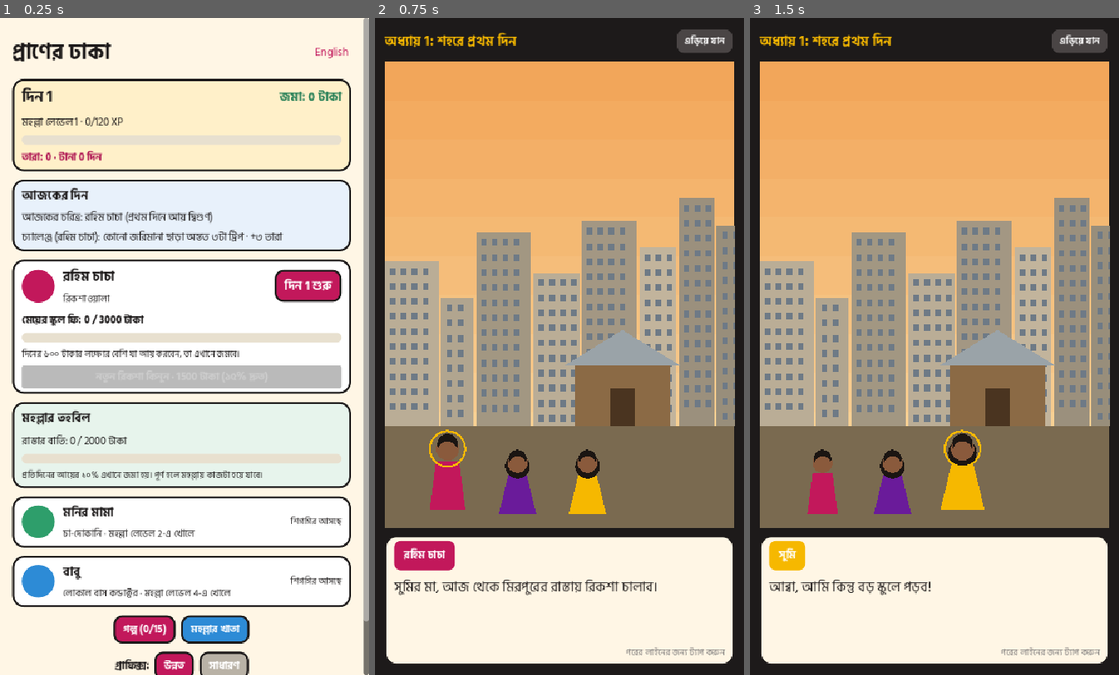
Above: before the commit, frames 1-3 (left to right).
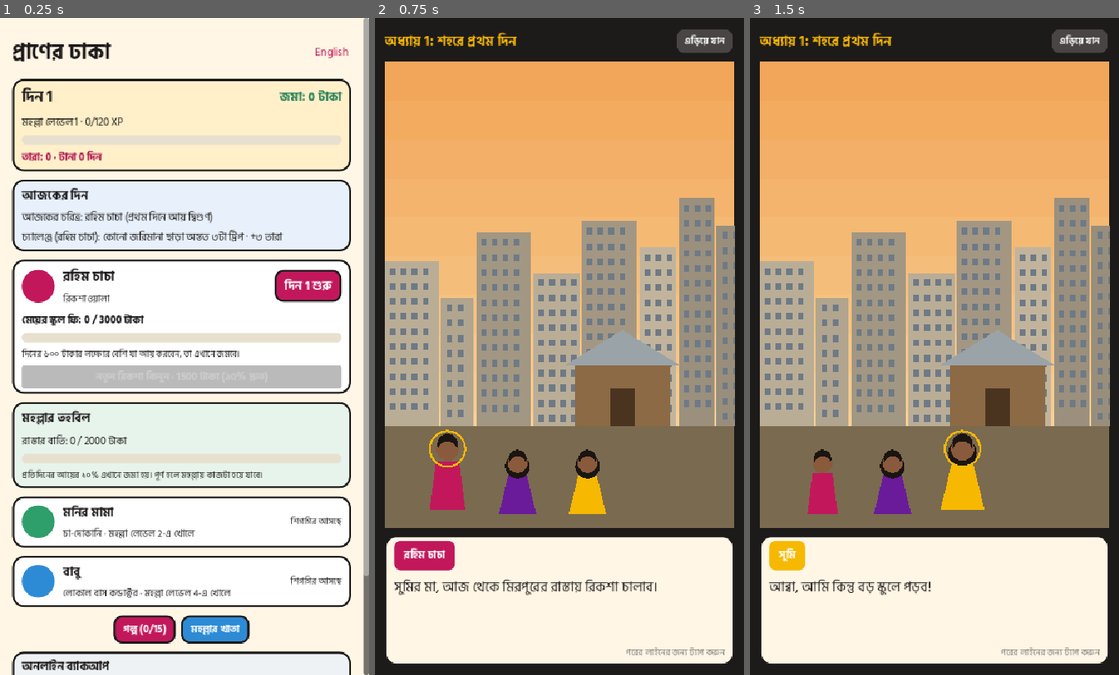
Above: after the commit, the same moments.

Repository: Habibur-Rahman-KUET-09/Dhakay-Akdin
Game: Godot game, scene res://scenes/main.tscn
Two runs of this game, one before a commit and one after it. Both use one fixed random seed, a clock stepped at 60 frames per second and the inputs below. Sound files missing from this copy of the repository are replaced by a short silence.
Inputs:
- Up to frame 1 (0.25 s): no input
- Up to frame 2 (0.75 s): click "দিন 1 শুরু" at 0.5 s
- Up to frame 3 (1.5 s): click "মহল্লার খাতা" at 1.25 s

The runs differ from the first frame. In frame 1, 1.7% of the frame differs, in the area x 3-100%, y 84-100%; in frame 2, nothing differs; in frame 3, nothing differs.

Commit message:
Online backup through Firebase; optional email to move phones
- No login to play. On first use a nameless Firebase account is made
  quietly; after each day (and on the mohalla screen) the whole save is
  copied to Firestore at players/<account>, over Firebase's HTTPS APIs,
  so no Android plugin. No network: the game plays on, the copy waits.
- "Keep with email" ties the account to an email and password; "Bring
  from another phone" signs in with them, shows what is kept (day,
  savings) and takes it on a yes. Errors in Bangla.
- The project id and web API key come from the repository's secrets
  into the build (content/cloud.json, ignored by git); the build then
  checks a real round trip (make, copy, read back, delete).
- The APK may now use the internet. Tests for the copy's format and the
  error names.

Co-Authored-By: Claude Opus 5.5 <noreply@anthropic.com>
Claude-Session: https://claude.ai/code/session_01D5VTTbiAkjZrLBvbSQEf7i

Diff:
--- a/game/content/strings.json
+++ b/game/content/strings.json
@@ -1162,5 +1162,117 @@
  "close": {
   "bn": "বন্ধ",
   "en": "Close"
+ },
+ "cloudTitle": {
+  "bn": "অনলাইন ব্যাকআপ",
+  "en": "Online backup"
+ },
+ "cloudOff": {
+  "bn": "এই build-এ অনলাইন ব্যাকআপ চালু নেই",
+  "en": "Online backup is off in this build"
+ },
+ "cloudNever": {
+  "bn": "এখনো জমা হয়নি, প্রথম দিনের শেষে হবে",
+  "en": "Not copied yet: it will be after a day"
+ },
+ "cloudLast": {
+  "bn": "শেষ জমা: {time} (দিন {n})",
+  "en": "Last copied: {time} (day {n})"
+ },
+ "cloudLinked": {
+  "bn": "ইমেইলে সংরক্ষিত: {email}",
+  "en": "Kept with: {email}"
+ },
+ "cloudHelp": {
+  "bn": "অগ্রগতি নিজে থেকেই অনলাইনে জমা হয়। নতুন ফোনেও পেতে চাইলে একটা ইমেইল আর পাসওয়ার্ড দিয়ে রাখুন।",
+  "en": "Progress is copied online by itself. To have it on a new phone too, keep it with an email and password."
+ },
+ "cloudKeep": {
+  "bn": "ইমেইল দিয়ে সংরক্ষণ",
+  "en": "Keep with email"
+ },
+ "cloudFetch": {
+  "bn": "অন্য ফোন থেকে আনুন",
+  "en": "Bring from another phone"
+ },
+ "cloudKeepHelp": {
+  "bn": "যেকোনো ইমেইল আর অন্তত ৬ অক্ষরের পাসওয়ার্ড দিন। নতুন ফোনে এগুলো দিয়েই অগ্রগতি ফেরত আনবেন।",
+  "en": "Any email and a password of at least 6 characters. On a new phone, use them to bring your progress back."
+ },
+ "cloudFetchHelp": {
+  "bn": "আগের ফোনে যে ইমেইল আর পাসওয়ার্ড দিয়ে সংরক্ষণ করেছিলেন, সেগুলো দিন।",
+  "en": "The email and password you kept your progress with on the other phone."
+ },
+ "cloudEmail": {
+  "bn": "ইমেইল",
+  "en": "Email"
+ },
+ "cloudPassword": {
+  "bn": "পাসওয়ার্ড",
+  "en": "Password"
+ },
+ "cloudWorking": {
+  "bn": "একটু অপেক্ষা করুন…",
+  "en": "One moment…"
+ },
+ "cloudNothing": {
+  "bn": "এই ইমেইলে কোনো অগ্রগতি জমা নেই",
+  "en": "No progress is kept with this email"
+ },
+ "cloudFound": {
+  "bn": "পাওয়া গেছে: দিন {n}, জমা {taka} টাকা। এই ফোনের অগ্রগতি এর বদলে যাবে।",
+  "en": "Found: day {n}, savings Tk {taka}. It will replace this phone's progress."
+ },
+ "cloudUse": {
+  "bn": "এটা নিন",
+  "en": "Use it"
+ },
+ "cloudErr_NETWORK": {
+  "bn": "ইন্টারনেট সংযোগ নেই",
+  "en": "No internet connection"
+ },
+ "cloudErr_EMAIL_EXISTS": {
+  "bn": "এই ইমেইল আগেই ব্যবহার হয়েছে। 'অন্য ফোন থেকে আনুন' দিয়ে ঢুকুন।",
+  "en": "That email is already used: use 'Bring from another phone'."
+ },
+ "cloudErr_INVALID_EMAIL": {
+  "bn": "ইমেইলটা ঠিক নেই",
+  "en": "That email does not look right"
+ },
+ "cloudErr_MISSING_EMAIL": {
+  "bn": "ইমেইল দিন",
+  "en": "Enter an email"
+ },
+ "cloudErr_MISSING_PASSWORD": {
+  "bn": "পাসওয়ার্ড দিন",
+  "en": "Enter a password"
+ },
+ "cloudErr_WEAK_PASSWORD": {
+  "bn": "পাসওয়ার্ড অন্তত ৬ অক্ষরের হতে হবে",
+  "en": "The password needs at least 6 characters"
+ },
+ "cloudErr_INVALID_LOGIN_CREDENTIALS": {
+  "bn": "ইমেইল বা পাসওয়ার্ড ভুল",
+  "en": "Wrong email or password"
+ },
+ "cloudErr_EMAIL_NOT_FOUND": {
+  "bn": "ইমেইল বা পাসওয়ার্ড ভুল",
+  "en": "Wrong email or password"
+ },
+ "cloudErr_INVALID_PASSWORD": {
+  "bn": "ইমেইল বা পাসওয়ার্ড ভুল",
+  "en": "Wrong email or password"
+ },
+ "cloudErr_OPERATION_NOT_ALLOWED": {
+  "bn": "Firebase-এ ইমেইল দিয়ে ঢোকা এখনো চালু করা হয়নি",
+  "en": "Email sign-in is not switched on in Firebase yet"
+ },
+ "cloudErr_TOO_MANY_ATTEMPTS_TRY_LATER": {
+  "bn": "অনেকবার চেষ্টা হয়েছে, একটু পরে আবার করুন",
+  "en": "Too many tries: try again later"
+ },
+ "cloudErrOther": {
+  "bn": "হলো না ({e})। একটু পরে আবার চেষ্টা করুন।",
+  "en": "That did not work ({e}). Try again later."
  }
 }
--- /dev/null
+++ b/game/scripts/ui/cloud.gd
@@ -0,0 +1,232 @@
+## The save's copy online (Firebase, over its plain HTTPS APIs, so no
+## Android plugin is needed). On first use an account with no name is
+## made quietly; after each day the save is copied to Firestore at
+## players/<account>. To move to another phone the player can tie the
+## account to an email and password, and sign in with them there.
+## The project's id and web API key come from content/cloud.json, which
+## the build writes from the repository's secrets; without it all of this
+## is off and the game plays as before.
+extends Node
+
+const CONFIG := "res://content/cloud.json"
+const AUTH := "user://cloud.cfg"
+const AUTH_URL := "https://identitytoolkit.googleapis.com/v1/accounts:"
+const TOKEN_URL := "https://securetoken.googleapis.com/v1/token?key="
+
+var project := ""
+var key := ""
+var uid := ""
+var email := ""
+var _refresh := ""
+var _token := ""
+var _token_until := 0.0
+## The last copy made: the save's day and the time ("" if never).
+var last_day := -1
+var last_time := ""
+
+
+func _init() -> void:
+	if FileAccess.file_exists(CONFIG):
+		var parsed = JSON.parse_string(FileAccess.get_file_as_string(CONFIG))
+		if typeof(parsed) == TYPE_DICTIONARY:
+			project = str(parsed.get("project", ""))
+			key = str(parsed.get("key", ""))
+	var c := ConfigFile.new()
+	if c.load(AUTH) == OK:
+		uid = c.get_value("auth", "uid", "")
+		email = c.get_value("auth", "email", "")
+		_refresh = c.get_value("auth", "refresh", "")
+		last_day = c.get_value("copy", "day", -1)
+		last_time = c.get_value("copy", "time", "")
+
+
+## Copies a save online from anywhere (a scene at the end of its day),
+## without waiting for it.
+static func backup(parent: Node, data: Dictionary) -> void:
+	var cloud = load("res://scripts/ui/cloud.gd").new()
+	if not cloud.enabled():
+		cloud.free()
+		return
+	parent.add_child(cloud)
+	cloud.upload(data)
+
+
+func enabled() -> bool:
+	return project != "" and key != ""
+
+
+func _remember() -> void:
+	var c := ConfigFile.new()
+	c.set_value("auth", "uid", uid)
+	c.set_value("auth", "email", email)
+	c.set_value("auth", "refresh", _refresh)
+	c.set_value("copy", "day", last_day)
+	c.set_value("copy", "time", last_time)
+	c.save(AUTH)
+
+
+# --- HTTPS ---------------------------------------------------------------------
+
+
+## One request: {ok, code, data} (data parsed from JSON, or {}).
+func _call(url: String, method: int, body := "", headers: PackedStringArray = PackedStringArray()) -> Dictionary:
+	var http := HTTPRequest.new()
+	http.timeout = 15.0
+	add_child(http)
+	var err := http.request(url, headers, method, body)
+	if err != OK:
+		http.queue_free()
+		return {"ok": false, "code": 0, "data": {}}
+	var result: Array = await http.request_completed
+	http.queue_free()
+	var code: int = result[1]
+	var text: String = (result[3] as PackedByteArray).get_string_from_utf8()
+	var data = JSON.parse_string(text) if text != "" else {}
+	if typeof(data) != TYPE_DICTIONARY:
+		data = {}
+	return {"ok": result[0] == HTTPRequest.RESULT_SUCCESS and code >= 200 and code < 300, "code": code, "data": data}
+
+
+func _json_post(url: String, body: Dictionary) -> Dictionary:
+	return await _call(url, HTTPClient.METHOD_POST, JSON.stringify(body), PackedStringArray(["Content-Type: application/json"]))
+
+
+## Firebase's error name from a failed reply ("EMAIL_EXISTS"…), or
+## "NETWORK" when there was no reply at all.
+static func error_of(reply: Dictionary) -> String:
+	if int(reply.get("code", 0)) == 0:
+		return "NETWORK"
+	var e = reply.get("data", {}).get("error", {})
+	if typeof(e) != TYPE_DICTIONARY:
+		return "UNKNOWN"
+	# Firestore says what went wrong in "status" (PERMISSION_DENIED…); the
+	# sign-in service in the first word of "message" (EMAIL_EXISTS…).
+	if str(e.get("status", "")) != "":
+		return str(e.status)
+	return str(e.get("message", "UNKNOWN")).split(" ")[0].split(":")[0]
+
+
+func _took(data: Dictionary) -> void:
+	_token = str(data.get("idToken", data.get("id_token", "")))
+	_refresh = str(data.get("refreshToken", data.get("refresh_token", _refresh)))
+	uid = str(data.get("localId", data.get("user_id", uid)))
+	_token_until = Time.get_unix_time_from_system() + float(data.get("expiresIn", data.get("expires_in", "3600"))) - 60.0
+	_remember()
+
+
+## A fresh token for the account, making a nameless account the first
+## time. "" when it worked, else the error.
+func ensure_user() -> String:
+	if not enabled():
+		return "OFF"
+	if _token != "" and Time.get_unix_time_from_system() < _token_until:
+		return ""
+	if _refresh != "":
+		var reply := await _call(TOKEN_URL + key, HTTPClient.METHOD_POST,
+			"grant_type=refresh_token&refresh_token=" + _refresh.uri_encode(),
+			PackedStringArray(["Content-Type: application/x-www-form-urlencoded"]))
+		if reply.ok:
+			_took(reply.data)
+			return ""
+		if error_of(reply) == "NETWORK":
+			return "NETWORK"
+	var made := await _json_post(AUTH_URL + "signUp?key=" + key, {"returnSecureToken": true})
+	if not made.ok:
+		return error_of(made)
+	email = ""
+	_took(made.data)
+	return ""
+
+
+# --- The copy of the save ------------------------------------------------------
+
+
+func _doc_url(id: String) -> String:
+	return "https://firestore.googleapis.com/v1/projects/%s/databases/(default)/documents/players/%s" % [project, id]
+
+
+## The save as Firestore fields: the whole save as text, its day, when.
+static func to_fields(data: Dictionary, when: String) -> Dictionary:
+	return {"fields": {
+		"save": {"stringValue": JSON.stringify(data)},
+		"day": {"integerValue": str(int(data.get("day", 0)))},
+		"updated": {"stringValue": when},
+	}}
+
+
+## A Firestore document back to {save, day, updated}; {} if it is not one.
+static func from_doc(doc: Dictionary) -> Dictionary:
+	var f = doc.get("fields", {})
+	if typeof(f) != TYPE_DICTIONARY or not f.has("save"):
+		return {}
+	var save = JSON.parse_string(str(f.save.get("stringValue", "")))
+	if typeof(save) != TYPE_DICTIONARY:
+		return {}
+	return {"save": save, "day": int(f.get("day", {}).get("integerValue", "0")), "updated": str(f.get("updated", {}).get("stringValue", ""))}
+
+
+## Copies the save online. "" when it worked, else the error.
+func upload(data: Dictionary) -> String:
+	var e := await ensure_user()
+	if e != "":
+		return e
+	var when := Time.get_datetime_string_from_system(false, true)
+	var reply := await _call(_doc_url(uid), HTTPClient.METHOD_PATCH, JSON.stringify(to_fields(data, when)),
+		PackedStringArray(["Content-Type: application/json", "Authorization: Bearer " + _token]))
+	if not reply.ok:
+		return error_of(reply)
+	last_day = int(data.get("day", 0))
+	last_time = when
+	_remember()
+	return ""
+
+
+## The copy online for this account: {save, day, updated}, or {} if none
+## (or no network).
+func download() -> Dictionary:
+	if await ensure_user() != "":
+		return {}
+	var reply := await _call(_doc_url(uid), HTTPClient.METHOD_GET, "",
+		PackedStringArray(["Authorization: Bearer " + _token]))
+	return from_doc(reply.data) if reply.ok else {}
+
+
+# --- Email and password, to move phones ------------------------------------------
+
+
+## Ties this phone's account (and its copy online) to an email and
+## password. "" when it worked, else the error.
+func link_email(address: String, password: String) -> String:
+	var e := await ensure_user()
+	if e != "":
+		return e
+	var reply := await _json_post(AUTH_URL + "update?key=" + key,
+		{"idToken": _token, "email": address, "password": password, "returnSecureToken": true})
+	if not reply.ok:
+		return error_of(reply)
+	email = address
+	_took(reply.data)
+	return ""
+
+
+## Signs in with an email and password (on a new phone). "" when it
+## worked, else the error. The copy online can then be downloaded.
+func sign_in(address: String, password: String) -> String:
+	if not enabled():
+		return "OFF"
+	var reply := await _json_post(AUTH_URL + "signInWithPassword?key=" + key,
+		{"email": address, "password": password, "returnSecureToken": true})
+	if not reply.ok:
+		return error_of(reply)
+	email = address
+	_took(reply.data)
+	return ""
+
+
+## Removes this account and its copy (used by the build's own check).
+func delete_account() -> String:
+	if await ensure_user() != "":
+		return "NETWORK"
+	await _call(_doc_url(uid), HTTPClient.METHOD_DELETE, "", PackedStringArray(["Authorization: Bearer " + _token]))
+	var reply := await _json_post(AUTH_URL + "delete?key=" + key, {"idToken": _token})
+	return "" if reply.ok else error_of(reply)
--- a/game/scripts/ui/home.gd
+++ b/game/scripts/ui/home.gd
@@ -15,6 +15,7 @@
 const Story = preload("res://scripts/rules/story.gd")
 const Neighbours = preload("res://scripts/rules/neighbours.gd")
 const StoryPlayer = preload("res://scripts/ui/story_player.gd")
+const Cloud = preload("res://scripts/ui/cloud.gd")
 
 var s := Strings.new()
 var b := Balance.new()
@@ -25,6 +26,7 @@
 var neighbours := Neighbours.new()
 ## Where to go once an opening chapter has been read.
 var _then_scene := ""
+var cloud: Cloud
 
 
 func _ready() -> void:
@@ -35,13 +37,25 @@
 		Graphics.save_level("low")
 		_lowered = true
 	progress = Progress.new(b)
+	cloud = Cloud.new()
+	add_child(cloud)
 	set_anchors_preset(Control.PRESET_FULL_RECT)
 	_build()
+	_backup()
+
+
+## Copies the save online if it has changed since the last copy.
+func _backup() -> void:
+	if not cloud.enabled() or int(progress.data.day) == cloud.last_day:
+		return
+	if await cloud.upload(progress.data) == "":
+		_build()
 
 
 func _build() -> void:
 	for c in get_children():
-		c.queue_free()
+		if c != cloud:
+			c.queue_free()
 	var bg := ColorRect.new()
 	bg.color = Look.CREAM
 	bg.set_anchors_preset(Control.PRESET_FULL_RECT)
@@ -94,6 +108,7 @@
 	if not progress.data.history.is_empty():
 		col.add_child(_history_card())
 	col.add_child(_book_row())
+	col.add_child(_cloud_card())
 	col.add_child(_graphics_row())
 	var version := Look.label("%s · %s" % [s.t("testBuild"), ProjectSettings.get_setting("application/config/version", "dev")], 13)
 	version.horizontal_alignment = HORIZONTAL_ALIGNMENT_CENTER
@@ -182,6 +197,103 @@
 	read.pressed.connect(_play_chapter.bind(c.id, ""))
 	row.add_child(read)
 	return panel
+
+
+## The online copy: when it was last made, and the email to move phones.
+func _cloud_card() -> Control:
+	var panel := _panel(Color("EEF2F5"))
+	var box := VBoxContainer.new()
+	box.add_theme_constant_override("separation", 6)
+	panel.add_child(box)
+	box.add_child(Look.label(s.t("cloudTitle"), 17, true))
+	var status := s.t("cloudOff")
+	if cloud.enabled():
+		status = s.t("cloudNever") if cloud.last_time == "" else s.t("cloudLast", {"time": cloud.last_time.substr(0, 16), "n": cloud.last_day + 1})
+	box.add_child(Look.label(status, 14))
+	if not cloud.enabled():
+		return panel
+	if cloud.email != "":
+		box.add_child(Look.label(s.t("cloudLinked", {"email": cloud.email}), 14, true, Look.PARROT.darkened(0.2)))
+	else:
+		box.add_child(Look.label(s.t("cloudHelp"), 13))
+		var row := HBoxContainer.new()
+		row.add_theme_constant_override("separation", 8)
+		var keep := Look.button(s.t("cloudKeep"), Look.SKY, 14)
+		keep.size_flags_horizontal = Control.SIZE_EXPAND_FILL
+		keep.pressed.connect(_email_form.bind(true))
+		row.add_child(keep)
+		var fetch := Look.button(s.t("cloudFetch"), Look.OUTLINE, 14)
+		fetch.size_flags_horizontal = Control.SIZE_EXPAND_FILL
+		fetch.pressed.connect(_email_form.bind(false))
+		row.add_child(fetch)
+		box.add_child(row)
+	return panel
+
+
+## Asks for an email and password: to tie this phone's progress to them
+## (keep), or to bring progress from another phone (fetch).
+func _email_form(keep: bool) -> void:
+	var rows := []
+	rows.append(Look.label(s.t("cloudKeepHelp" if keep else "cloudFetchHelp"), 14))
+	var address := LineEdit.new()
+	address.placeholder_text = s.t("cloudEmail")
+	address.virtual_keyboard_type = LineEdit.KEYBOARD_TYPE_EMAIL_ADDRESS
+	address.custom_minimum_size = Vector2(0, 48)
+	rows.append(address)
+	var password := LineEdit.new()
+	password.placeholder_text = s.t("cloudPassword")
+	password.secret = true
+	password.virtual_keyboard_type = LineEdit.KEYBOARD_TYPE_PASSWORD
+	password.custom_minimum_size = Vector2(0, 48)
+	rows.append(password)
+	var note := Look.label("", 14, true, Look.VERMILION)
+	rows.append(note)
+	var go := Look.button(s.t("cloudKeep" if keep else "cloudFetch"), Look.SKY, 16)
+	go.pressed.connect(_email_go.bind(keep, address, password, note, go))
+	rows.append(go)
+	_overlay(s.t("cloudTitle"), rows)
+
+
+func _email_go(keep: bool, address: LineEdit, password: LineEdit, note: Label, go: Button) -> void:
+	go.disabled = true
+	note.add_theme_color_override("font_color", Look.OUTLINE)
+	note.text = s.t("cloudWorking")
+	var e := ""
+	if keep:
+		e = await cloud.link_email(address.text.strip_edges(), password.text)
+		if e == "":
+			e = await cloud.upload(progress.data)
+	else:
+		e = await cloud.sign_in(address.text.strip_edges(), password.text)
+	go.disabled = false
+	if e != "":
+		note.add_theme_color_override("font_color", Look.VERMILION)
+		note.text = s.t("cloudErr_" + e) if s.has("cloudErr_" + e) else s.t("cloudErrOther", {"e": e})
+		return
+	if keep:
+		_build()
+		return
+	# Signed in on this phone: bring the progress over, if there is any.
+	var back := await cloud.download()
+	if back.is_empty():
+		note.text = s.t("cloudNothing")
+		return
+	note.text = s.t("cloudFound", {"n": int(back.day) + 1, "taka": int(back.save.get("taka", 0))})
+	go.text = s.t("cloudUse")
+	for c in go.pressed.get_connections():
+		go.pressed.disconnect(c.callable)
+	go.pressed.connect(_restore.bind(back.save))
+
+
+## Takes the progress from online in place of this phone's.
+func _restore(save: Dictionary) -> void:
+	var base := Progress.fresh()
+	for k in save:
+		base[k] = save[k]
+	progress.data = base
+	progress.save()
+	cloud.last_day = int(base.day)
+	_build()
 
 
 ## The story read so far, and the neighbours' notebook.
--- a/game/scripts/ui/strings.gd
+++ b/game/scripts/ui/strings.gd
@@ -11,6 +11,10 @@
 
 func _init() -> void:
 	_all = JSON.parse_string(FileAccess.get_file_as_string(PATH))
+
+
+func has(key: String) -> bool:
+	return _all.has(key)
 
 
 func t(key: String, values: Dictionary = {}) -> String:
--- a/game/scripts/world/bus_scene.gd
+++ b/game/scripts/world/bus_scene.gd
@@ -830,6 +830,8 @@
 	var stats := {"no_slip": 1 if bus.slipped == 0 and bus.boarded >= 20 else 0, "on_time": bus.bonus / int(b.n("bus.on_time_bonus")), "riders": bus.boarded}
 	var got := progress.apply_bus_day({"earned": earned, "riders": bus.boarded, "stars": bus.rating, "stats": stats, "npcs": bus.npc_log})
 	progress.save()
+	# And a copy online, if this build has it (not waited for).
+	load("res://scripts/ui/cloud.gd").backup(self, progress.data)
 	CrashWatch.stop()
 	var lines := [
 		strings.t("earned", {"money": earned}),
--- a/game/scripts/world/rickshaw_scene.gd
+++ b/game/scripts/world/rickshaw_scene.gd
@@ -794,6 +794,8 @@
 	var stats := {"good_trips": shift.good_trips, "clean": 1 if shift.fines == 0 and shift.trips >= 3 else 0, "earned": shift.money}
 	var got := progress.apply_day({"earned": shift.money, "trips": shift.trips, "stars": shift.average_stars(), "fines": shift.fines, "teas": shift.teas, "stats": stats, "npcs": shift.npc_log})
 	progress.save()
+	# And a copy online, if this build has it (not waited for).
+	load("res://scripts/ui/cloud.gd").backup(self, progress.data)
 	CrashWatch.stop()
 	lines.append(strings.t("gainKept", {"n": got.kept}))
 	if got.school > 0:
--- a/game/scripts/world/tea_scene.gd
+++ b/game/scripts/world/tea_scene.gd
@@ -670,6 +670,8 @@
 	var result := {"earned": day.money, "served": day.served, "happy": day.happy, "lost": day.lost, "stars": day.stars(), "stats": stats, "npcs": day.npc_log}
 	var got := progress.apply_tea_day(result)
 	progress.save()
+	# And a copy online, if this build has it (not waited for).
+	load("res://scripts/ui/cloud.gd").backup(self, progress.data)
 	CrashWatch.stop()
 	var lines := [
 		strings.t("earned", {"money": day.money}),
--- /dev/null
+++ b/game/tests/cloud_check.gd
@@ -0,0 +1,39 @@
+## Checks the online copy end to end against the real Firebase project,
+## with the build's own settings (content/cloud.json): makes a nameless
+## account, copies a save, reads it back, then deletes both. Prints the
+## outcome, never the settings.
+##   godot --headless --path game -s res://tests/cloud_check.gd
+extends SceneTree
+
+const Cloud = preload("res://scripts/ui/cloud.gd")
+
+
+func _initialize() -> void:
+	_run.call_deferred()
+
+
+func _run() -> void:
+	var cloud := Cloud.new()
+	root.add_child(cloud)
+	if not cloud.enabled():
+		print("cloud: off (no content/cloud.json)")
+		quit(0)
+		return
+	var e := await cloud.ensure_user()
+	if e != "":
+		print("cloud: sign-up failed: ", e)
+		quit(1)
+		return
+	print("cloud: a nameless account made")
+	e = await cloud.upload({"day": 7, "taka": 123, "note": "build check"})
+	if e != "":
+		print("cloud: copy failed: ", e)
+		await cloud.delete_account()
+		quit(1)
+		return
+	var back := await cloud.download()
+	var ok: bool = not back.is_empty() and int(back.save.get("taka", 0)) == 123 and int(back.day) == 7
+	print("cloud: read back ", "ok" if ok else "WRONG")
+	e = await cloud.delete_account()
+	print("cloud: cleaned up ", "ok" if e == "" else e)
+	quit(0 if ok else 1)
--- a/game/tests/test_progress.gd
+++ b/game/tests/test_progress.gd
@@ -222,3 +222,18 @@
 	eq(p.data.log[0].who, "tea", "noted in the mohalla's notebook")
 	p.apply_npcs([{"id": "rafiq", "delta": -9, "what": "left"}], "tea")
 	eq(p.relation("rafiq"), -5, "no lower than -5")
+
+
+func test_the_online_copy_round_trips() -> void:
+	var Cloud = load("res://scripts/ui/cloud.gd")
+	var data := Progress.fresh()
+	data.taka = 450
+	data.day = 3
+	var doc: Dictionary = Cloud.to_fields(data, "2026-11-21 10:00:00")
+	var back: Dictionary = Cloud.from_doc(doc)
+	eq(int(back.save.taka), 450, "the savings come back")
+	eq(back.day, 3, "and the day")
+	check(Cloud.from_doc({}).is_empty(), "nothing from nothing")
+	eq(Cloud.error_of({"code": 0}), "NETWORK", "no reply: no network")
+	eq(Cloud.error_of({"code": 400, "data": {"error": {"message": "WEAK_PASSWORD : Password should be at least 6 characters"}}}), "WEAK_PASSWORD", "sign-in errors by name")
+	eq(Cloud.error_of({"code": 403, "data": {"error": {"message": "Missing or insufficient permissions.", "status": "PERMISSION_DENIED"}}}), "PERMISSION_DENIED", "Firestore errors by status")
Not shown, changed: game/export_presets.cfg
Not shown, changed: docs/DETAILED_DESIGN.md
